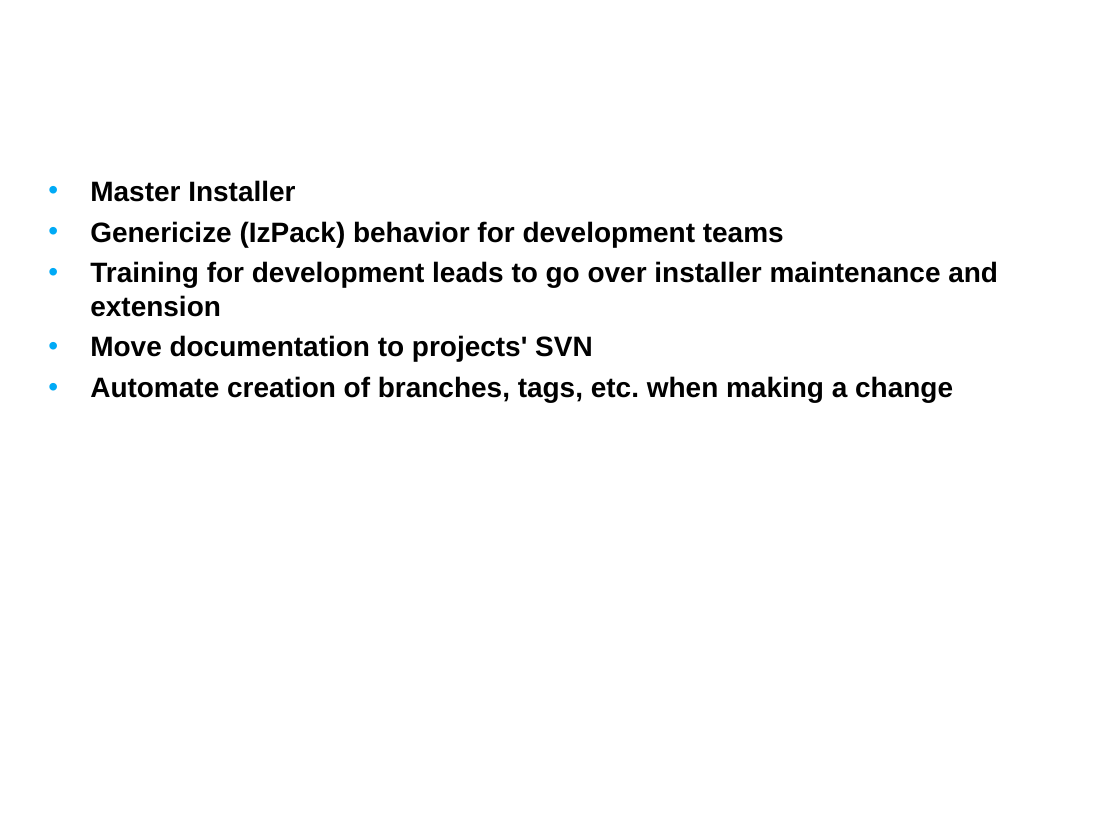
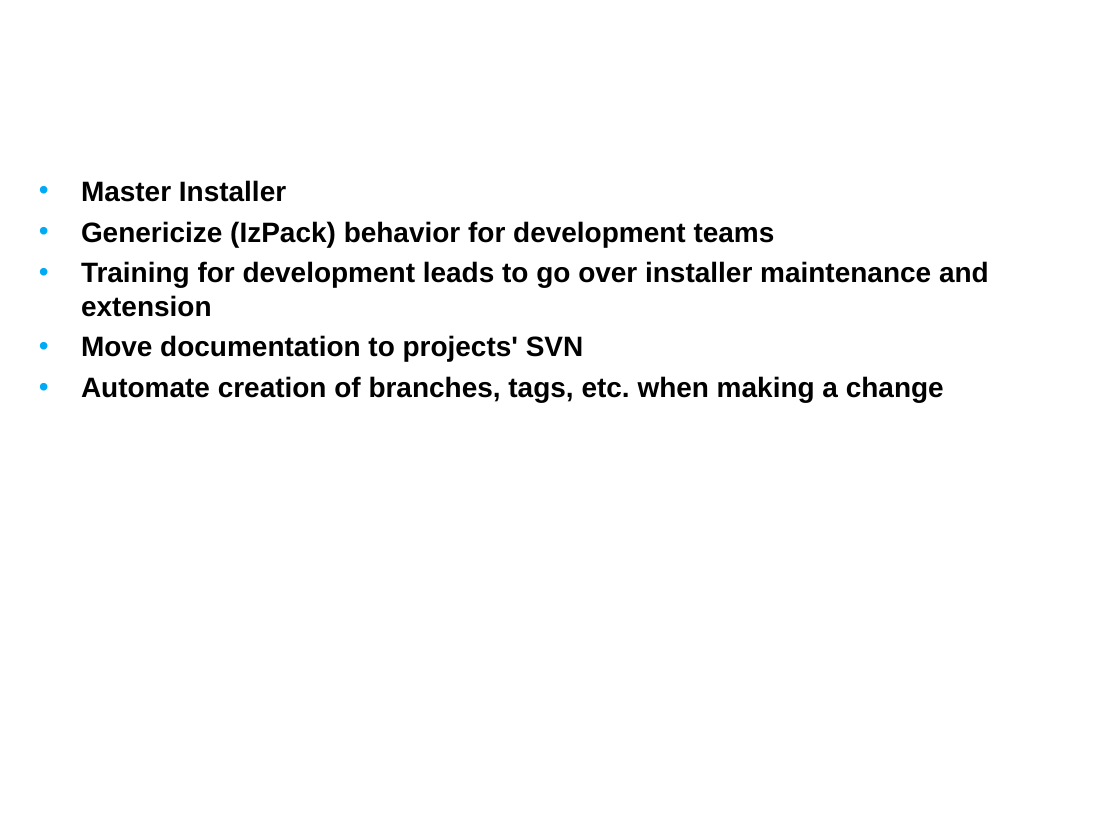
Before and after one commit to NCIP/automation, a slide deck: slide 7 of docs/presentations/bda-priorities-fy09q1.ppt. Drawn at 1120x840 pixels with LibreOffice and Linux fonts; fonts in the diff are those of the drawing; background and template pictures are left out. Boxes give left, top, right and bottom in pixels: in the first picture for what was removed or moved away, otherwise in the second. Text is boxed around its words. In the diff, an @@ line names an element or a change of style, - is before the commit and + after.

```diff
--- a/docs/presentations/bda-priorities-fy09q1.ppt
+++ b/docs/presentations/bda-priorities-fy09q1.ppt
@@ text "Master Installer": place and size @@
-text "Master Installer" at bbox=[90, 180, 998, 402]
+text "Master Installer" at bbox=[81, 180, 989, 402]
```
Also in this commit, not shown: 1 slide added, 1 slide removed.
